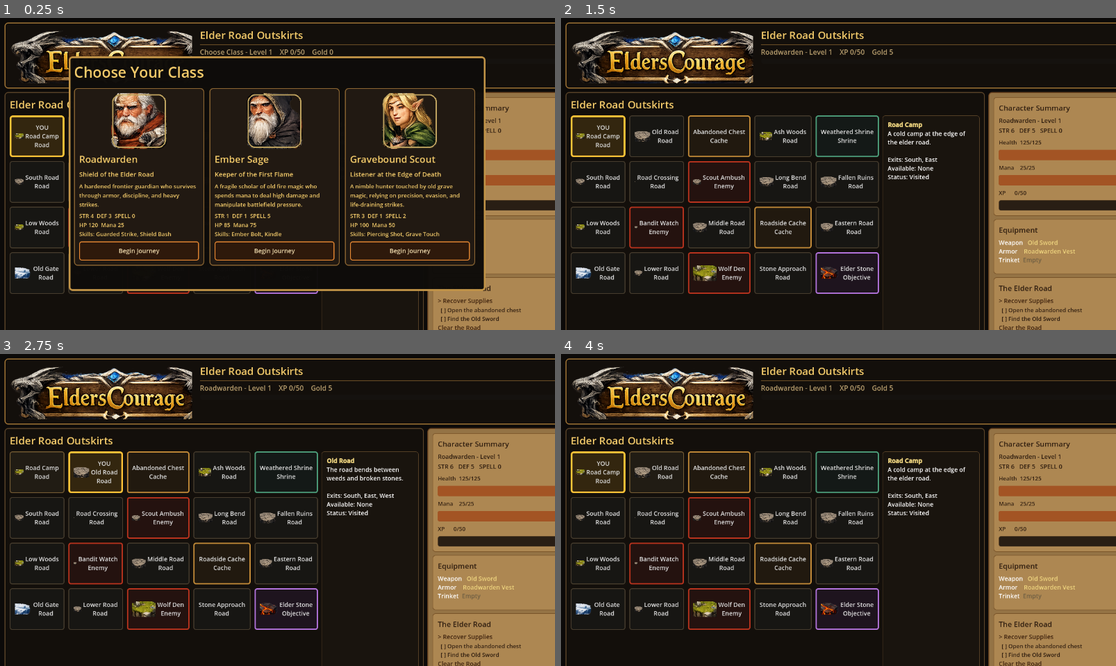
Above: before the commit, frames 1-4 (two rows, left to right).
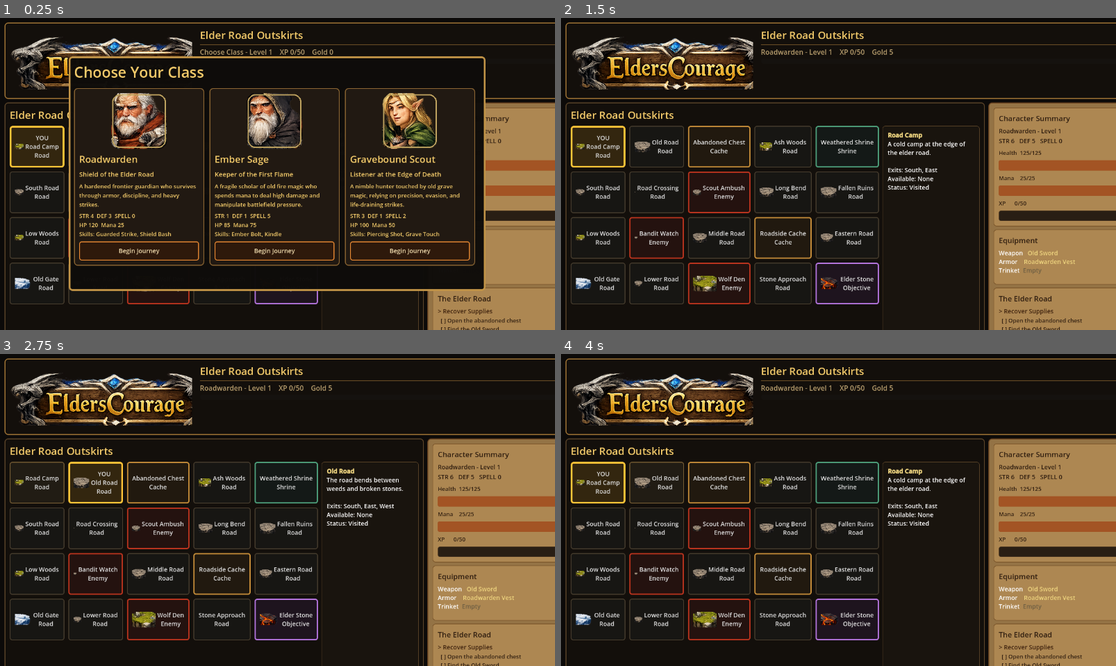
Above: after the commit, the same moments.

Repository: dshills/EldersCourage
Game: Godot game, scene res://scenes/phase3/ElderRoadOutskirts.tscn
The game is run twice, just before and just after one commit, with the same random seed, the same clock (stepped at 60 frames per second) and the same inputs.
Inputs:
- Up to frame 1 (0.25 s): no input
- Up to frame 2 (1.5 s): click "Begin Journey" at 0.5 s; click "YOU Road Camp Road" at 1.25 s
- Up to frame 3 (2.75 s): click "Old Road Road" at 2 s
- Up to frame 4 (4 s): click "Road Camp Road" at 2.75 s; click "Abandoned Chest Cache" at 3.5 s

The runs differ from the first frame. In frame 1, 9.2% of the frame differs, in the area x 0-100%, y 4-100%; in frame 2, 23%; in frame 3, 23%; in frame 4, 23%.

Commit message:
Pad phase 7 header logo texture

Diff:
--- a/game/scripts/phase3/elder_road_outskirts.gd
+++ b/game/scripts/phase3/elder_road_outskirts.gd
@@ -134,14 +134,14 @@
 
 func _build_header() -> Control:
 	var frame := PanelContainer.new()
-	frame.custom_minimum_size = Vector2(0, 116)
+	frame.custom_minimum_size = Vector2(0, 132)
 	frame.add_theme_stylebox_override("panel", _stylebox(UITheme.color("panel_dark"), UITheme.color("border_gold"), 2, 8))
 	var header := HBoxContainer.new()
 	header.add_theme_constant_override("separation", 18)
 	frame.add_child(header)
 	var logo := TextureRect.new()
 	logo.texture = _load_texture(TITLE_PLAQUE_PATH)
-	logo.custom_minimum_size = Vector2(300, 92)
+	logo.custom_minimum_size = Vector2(320, 108)
 	logo.stretch_mode = TextureRect.STRETCH_KEEP_ASPECT_CENTERED
 	header.add_child(logo)
 	var stack := VBoxContainer.new()
@@ -1012,9 +1012,17 @@
 	if error != OK:
 		image = Image.create(16, 16, false, Image.FORMAT_RGBA8)
 		image.fill(Color(0.45, 0.34, 0.18, 1.0))
+	elif path == TITLE_PLAQUE_PATH:
+		image = _image_with_vertical_padding(image, 14, 10)
 	var texture := ImageTexture.create_from_image(image)
 	texture_cache[path] = texture
 	return texture
+
+func _image_with_vertical_padding(image: Image, top_padding: int, bottom_padding: int) -> Image:
+	var padded := Image.create(image.get_width(), image.get_height() + top_padding + bottom_padding, false, Image.FORMAT_RGBA8)
+	padded.fill(Color(0, 0, 0, 0))
+	padded.blit_rect(image, Rect2i(Vector2i.ZERO, image.get_size()), Vector2i(0, top_padding))
+	return padded
 
 func _blank_spacer() -> Control:
 	var spacer := Control.new()
